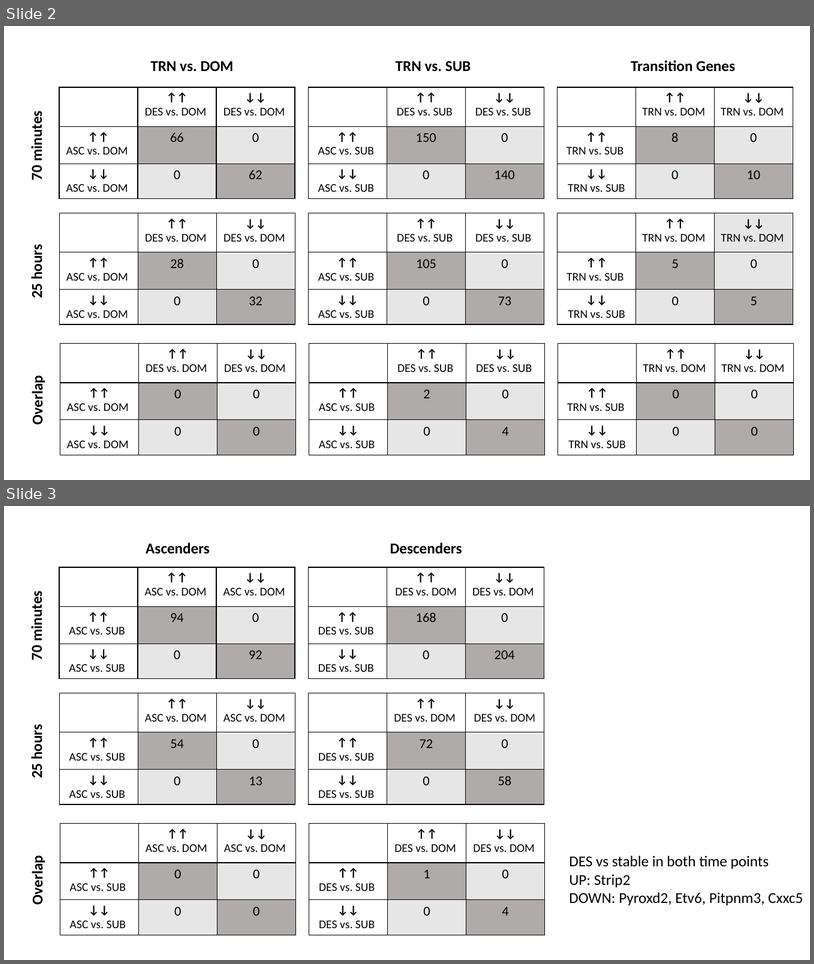
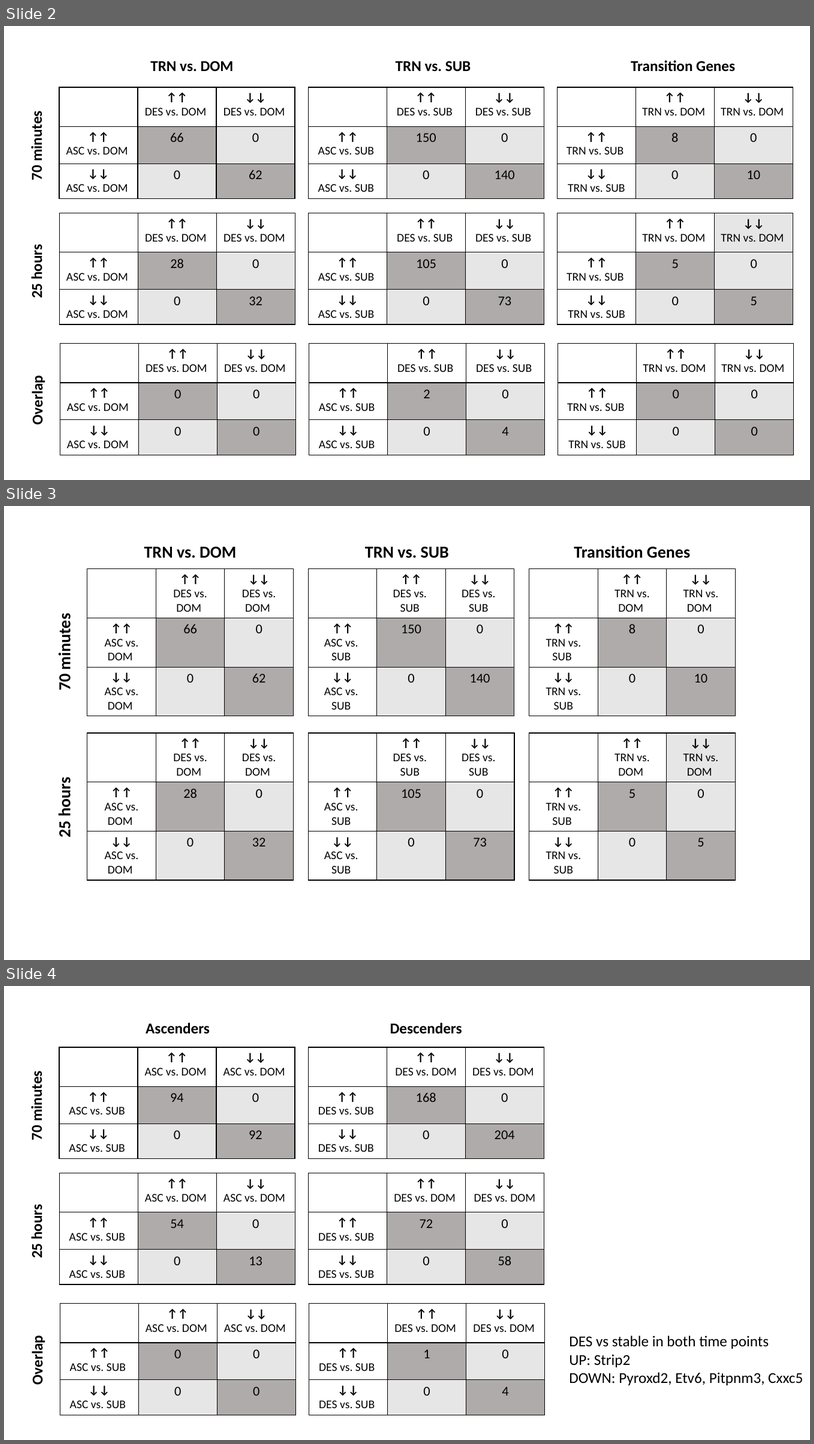
Before and after one commit to ty14/Transition25hr_Manuscript, a slide deck: manuscript/manuscript_figures/mPFC_manuscript_figures.pptx. Shown one above the other, each under a label of ours: slides 2 and 3 before the commit, slides 2, 3 and 4 after it. The pictures are 814x964 and 814x1444 pixels, drawn with LibreOffice and Linux fonts; fonts in the diff are those of the drawing. Boxes give left, top, right and bottom in pixels: in the first picture for what was removed or moved away, otherwise in the second. Text is boxed around its words. In the diff, an @@ line names an element or a change of style, - is before the commit and + after.

Commit message:
boxplots of TRN genes

```diff
--- a/manuscript/manuscript_figures/mPFC_manuscript_figures.pptx
+++ b/manuscript/manuscript_figures/mPFC_manuscript_figures.pptx
@@ slide 3 added at <box>4,506,810,960</box>, background #FFFFFF @@
@@ text added at <box>144,546,236,558</box>, 20 pt, text #000000, bold @@
+TRN vs. DOM
@@ text added at <box>365,546,449,558</box>, 20 pt, text #000000, bold @@
+TRN vs. SUB
@@ text added at <box>574,546,690,558</box>, 20 pt, text #000000, bold @@
+Transition Genes
@@ table added at <box>87,569,294,714</box>, 3 rows, 3 columns @@
+ | ↑↑ / DES vs. DOM | ↓↓ / DES vs. DOM
+↑↑ / ASC vs. DOM | 66 | 0
+↓↓ / ASC vs. DOM | 0 | 62
@@ table added at <box>308,569,515,714</box>, 3 rows, 3 columns @@
+ | ↑↑ / DES vs. SUB | ↓↓ / DES vs. SUB
+↑↑ / ASC vs. SUB | 150 | 0
+↓↓ / ASC vs. SUB | 0 | 140
@@ table added at <box>530,569,737,714</box>, 3 rows, 3 columns @@
+ | ↑↑ / TRN vs. DOM | ↓↓ / TRN vs. DOM
+↑↑ / TRN vs. SUB | 8 | 0
+↓↓ / TRN vs. SUB | 0 | 10
@@ text added at <box>54,620,75,690</box>, 20 pt, text #000000, bold @@
+70 minutes
@@ table added at <box>87,733,294,878</box>, 3 rows, 3 columns @@
+ | ↑↑ / DES vs. DOM | ↓↓ / DES vs. DOM
+↑↑ / ASC vs. DOM | 28 | 0
+↓↓ / ASC vs. DOM | 0 | 32
@@ table added at <box>308,733,515,878</box>, 3 rows, 3 columns @@
+ | ↑↑ / DES vs. SUB | ↓↓ / DES vs. SUB
+↑↑ / ASC vs. SUB | 105 | 0
+↓↓ / ASC vs. SUB | 0 | 73
@@ table added at <box>530,733,737,878</box>, 3 rows, 3 columns @@
+ | ↑↑ / TRN vs. DOM | ↓↓ / TRN vs. DOM
+↑↑ / TRN vs. SUB | 5 | 0
+↓↓ / TRN vs. SUB | 0 | 5
@@ text added at <box>54,781,75,837</box>, 20 pt, text #000000, bold @@
+25 hours
@@ what was slide 3 is now slide 4 @@
```
Also in this commit, not shown: 1 other slide added, 17 other files.
